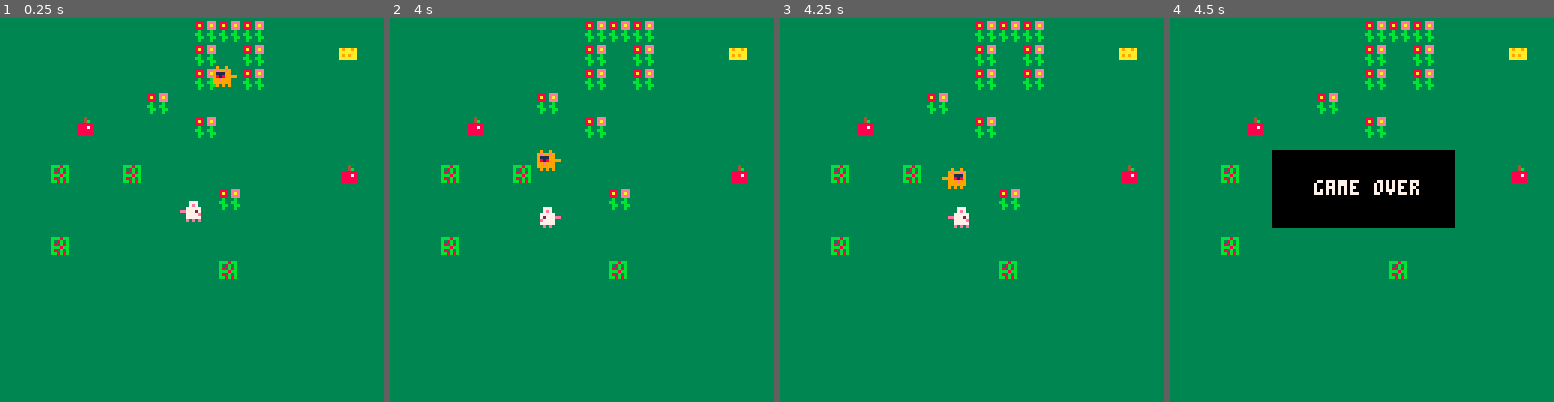
Above: before the commit, frames 1-4 (left to right).
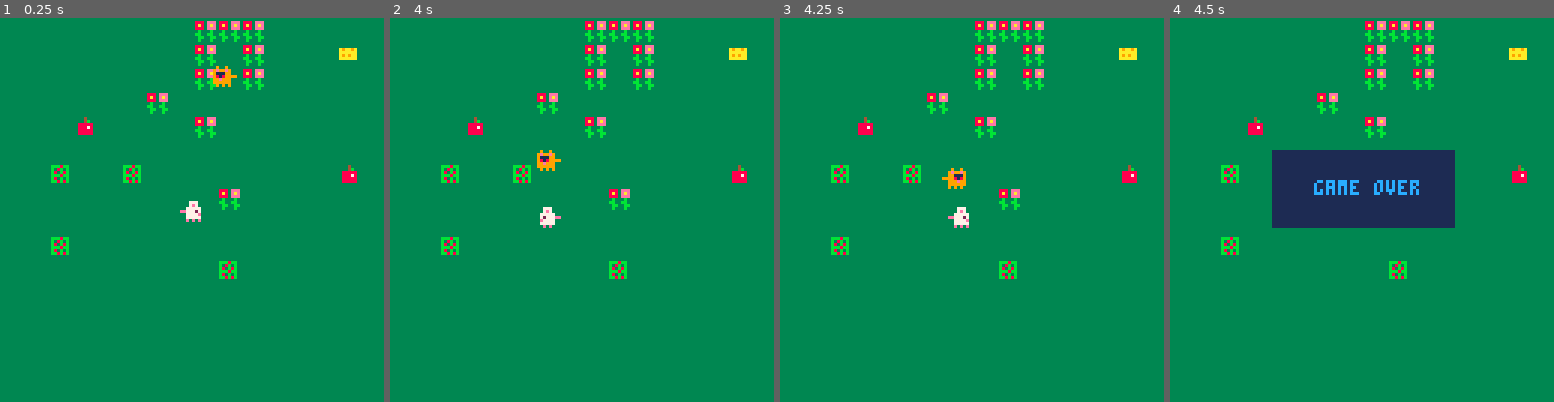
Above: after the commit, the same moments.

Repository: devarops/pico-8
Game: PICO-8 cartridge maya.p8
Same seed, same stepped clock (60 frames per second), same inputs: the game is played once before the commit and once after it.
Inputs:
- Up to frame 1 (0.25 s): no input
- Up to frame 2 (4 s): hold Right 1.6-2.1 s; hold Up 2.15-2.42 s; hold Right 2.47-3.03 s; hold Left 3.08-3.58 s; hold Down 3.63-3.97 s
- Up to frame 3 (4.25 s): hold Right from 4.02 s (still down)
- Up to frame 4 (4.5 s): keep holding Right

Frames 1-3 are identical in both runs. In frame 4, 9.7% of the frame differs, in the area x 26-75%, y 34-55%.

Commit message:
♻️ Refactor

Diff:
--- a/maya.p8
+++ b/maya.p8
@@ -1,370 +1,376 @@
 pico-8 cartridge // http://www.pico-8.com
 version 41
 __lua__
+
 -- the cheese hunt
 -- by maya
 
 function _init()
- define_flags()
- init_player()
- init_energy()
- init_cat()
- init_tile()
- init_camera()
- init_game()
+  define_flags()
+  init_player()
+  init_cat()
+  init_characters()
+  init_energy()
+  init_tile()
+  init_camera()
+  init_game()
 end
 
 function _update()
- update_position()
- update_orientation()
- update_inventory()
- update_status()
- update_camera()
+  update_position()
+  update_orientation()
+  update_inventory()
+  update_status()
+  update_camera()
 end
 
 function _draw()
- if game.is_over then
-  draw_game_over()
- else
-  draw_map()
-  draw_camera()
-  draw_all_characters()
- end
+  if game.is_over then
+    draw_game_over()
+  else
+    draw_map()
+    draw_camera()
+    draw_characters()
+  end
 end
 -->8
 -- init
 function define_flags()
   flag = {
-   blocked = 0,
-   food = 1,
-   energy = 2,
-   cheese = 3,
-  }
- end
-
- function init_player()
+    blocked = 0,
+    food = 1,
+    energy = 2,
+    cheese = 3
+  }
+end
+
+function init_player()
   player = {
-   x=60,
-   y=60,
-   delta= nil,
-   sprite= nil,
-   flip_x = false,
-   flip_y = false,
-   energy = 0,
-   cheese = 0,
-  }
- end
-
- function init_energy()
+    x = 60,
+    y = 60,
+    delta = nil,
+    sprite = nil,
+    flip_x = false,
+    flip_y = false,
+    energy = 0,
+    cheese = 0,
+    draw = function(self)
+      spr(self.sprite, self.x, self.y, 1, 1, self.flip_x)
+    end
+  }
+end
+
+function init_cat()
+  cat = {
+    x = 9 * 8,
+    y = 1 * 8,
+    delta = 0.9,
+    sprite = 17,
+    flip_x = false,
+    dead = false,
+    draw = function(self)
+      spr(self.sprite, self.x, self.y, 1, 1, self.flip_x, self.dead)
+    end
+  }
+end
+
+function init_characters()
+  characters = {
+    player,
+    cat
+  }
+end
+
+function init_energy()
   energy = {
-   timer = 3,
-   is_timer_running = false
-  }
- end
-
- function init_cat()
-  cat = {
-   x=9*8,
-   y=1*8,
-   delta= 0.9,
-   sprite= 17,
-   flip_x = false,
-   dead = false,
-  }
- end
-
- function init_camera()
+    timer = 3,
+    is_timer_running = false
+  }
+end
+
+function init_camera()
   cam = {
-   x = 0
-  }
- end
-
- function init_tile()
+    x = 0
+  }
+end
+
+function init_tile()
   tile = {
-   x_map = nil,
-   y_map = nil,
-  }
- end
-
- function init_game()
+    x_map = nil,
+    y_map = nil
+  }
+end
+
+function init_game()
   game = {
-   is_over = false,
-   is_won = false,
-   is_lost = false,
-   is_debug = false,
-  }
- end
+    is_over = false,
+    is_won = false,
+    is_lost = false,
+    is_debug = false
+  }
+end
 -->8
 -- update
 
 function update_position()
- update_all_positions()
- keep_player_inside()
- update_all_frames()
+  update_all_positions()
+  keep_player_inside()
+  update_all_frames()
 end
 
 function update_orientation()
- update_player_orientation()
- update_cat_orientation()
+  update_player_orientation()
+  update_cat_orientation()
 end
 
 function update_inventory()
- if is_food(player) then
-  eat(player)
- end
+  if is_food(player) then
+    eat(player)
+  end
 end
 
 function update_status()
- update_energy_status()
- update_cat_status()
- update_caught_status()
- update_won_status()
+  update_energy_status()
+  update_cat_status()
+  update_caught_status()
+  update_won_status()
 end
 
 function update_camera()
- local screen = flr(player.x/128)
- cam.x = screen*128
+  local screen = flr(player.x / 128)
+  cam.x = screen * 128
 end
 
 -->8
 -- update helpers
 
 function update_all_positions()
- update_player_position()
- if not cat.dead then
-  update_cat_position()
- end
+  update_player_position()
+  if not cat.dead then
+    update_cat_position()
+  end
 end
 
 function update_player_position()
- update_sprite_position(player,move_player)
+  update_sprite_position(player, move_player)
 end
 
 function update_cat_position()
- update_sprite_position(cat,move_cat_x)
- update_sprite_position(cat,move_cat_y)
-end
-
-function update_sprite_position(obj,move)
- local new_position = move(obj)
- if not is_blocked(new_position) then
-   obj.x = new_position.x
-   obj.y = new_position.y
- end
+  update_sprite_position(cat, move_cat_x)
+  update_sprite_position(cat, move_cat_y)
+end
+
+function update_sprite_position(obj, move)
+  local new_position = move(obj)
+  if not is_blocked(new_position) then
+    obj.x = new_position.x
+    obj.y = new_position.y
+  end
 end
 
 function move_player(obj)
- local x = obj.x
- local y = obj.y
- local delta = obj.delta
- if (btn(⬅️)) x -= delta
- if (btn(➡️)) x += delta
- if (btn(⬆️)) y -= delta
- if (btn(⬇️)) y += delta
- local new_position = {}
- new_position.x = x
- new_position.y = y
- return new_position
+  local x = obj.x
+  local y = obj.y
+  local delta = obj.delta
+  if (btn(⬅️)) x -= delta
+  if (btn(➡️)) x += delta
+  if (btn(⬆️)) y -= delta
+  if (btn(⬇️)) y += delta
+  local new_position = {}
+  new_position.x = x
+  new_position.y = y
+  return new_position
 end
 
 function move_cat_x(obj)
- local x = obj.x
- local y = obj.y
- local delta = obj.delta
- if abs(x-player.x)>delta then
-  if (player.x<x) then
-   x -= delta
-  elseif (player.x>x) then
-   x += delta
-  end
- end
- local new_position = {}
- new_position.x = x
- new_position.y = y
- return new_position
+  local x = obj.x
+  local y = obj.y
+  local delta = obj.delta
+  if abs(x - player.x) > delta then
+    if player.x < x then
+      x -= delta
+    elseif player.x > x then
+      x += delta
+    end
+  end
+  local new_position = {}
+  new_position.x = x
+  new_position.y = y
+  return new_position
 end
 
 function move_cat_y(obj)
- local x = obj.x
- local y = obj.y
- local delta = obj.delta
- if (player.y<y) y -= delta
- if (player.y>y) y += delta
- local new_position = {}
- new_position.x = x
- new_position.y = y
- return new_position
+  local x = obj.x
+  local y = obj.y
+  local delta = obj.delta
+  if (player.y < y) y -= delta
+  if (player.y > y) y += delta
+  local new_position = {}
+  new_position.x = x
+  new_position.y = y
+  return new_position
 end
 
 function keep_player_inside()
- level = player.cheese + 1
- player.x = mid(0,player.x,level*128-8)
- player.y = mid(0,player.y,128-9)
+  level = player.cheese + 1
+  player.x = mid(0, player.x, level * 128 - 8)
+  player.y = mid(0, player.y, 128 - 9)
 end
 
 function update_all_frames()
- update_player_frame()
- update_cat_frame()
+  update_player_frame()
+  update_cat_frame()
 end
 
 function update_player_frame()
   local base_sprite = 1
   if energy.is_timer_running then
-   base_sprite = 3
-  end
-  player.sprite=(player.x+player.y)%2+base_sprite
+    base_sprite = 3
+  end
+  player.sprite = (player.x + player.y) % 2 + base_sprite
 end
 
 function update_cat_frame()
   local base_sprite = 17
-  cat.sprite=(cat.x+cat.y)%2+base_sprite
-end
-
+  cat.sprite = (cat.x + cat.y) % 2 + base_sprite
+end
 
 function update_player_orientation()
- if (btnp(⬅️)) player.flip_x = true
- if (btnp(➡️)) player.flip_x = false
+  if (btnp(⬅️)) player.flip_x = true
+  if (btnp(➡️)) player.flip_x = false
 end
 
 function update_cat_orientation()
- cat.flip_x = (cat.x > player.x)
-end
-
+  cat.flip_x = cat.x > player.x
+end
 
 function is_blocked(obj)
-  return is_flagged(obj,flag.blocked)
+  return is_flagged(obj, flag.blocked)
 end
 
 function is_food(obj)
-  return is_flagged(obj,flag.food)
+  return is_flagged(obj, flag.food)
 end
 
 function is_energy(obj)
-  return is_flagged(obj,flag.energy)
+  return is_flagged(obj, flag.energy)
 end
 
 function is_cheese(obj)
-  return is_flagged(obj,flag.cheese)
-end
-
-function is_flagged(obj,a_flag)
- local x = obj.x
- local y = obj.y
- local x1 = flr((x+1)/8)
- local y1 = flr((y+1)/8)
- local x2 = flr((x+7)/8)
- local y2 = flr((y+7)/8)
- if fget(mget(x2, y2), a_flag) then
-  tile.x_map = x2
-  tile.y_map = y2
-  return true
- end
- if fget(mget(x2, y1), a_flag) then
-  tile.x_map = x2
-  tile.y_map = y1
-  return true
- end
- if fget(mget(x1, y2), a_flag) then
-  tile.x_map = x1
-  tile.y_map = y2
-  return true
- end
- if fget(mget(x1, y1), a_flag) then
-  tile.x_map = x1
-  tile.y_map = y1
-  return true
- end
- tile.x_map = nil
- tile.y_map = nil
- return false
+  return is_flagged(obj, flag.cheese)
+end
+
+function is_flagged(obj, a_flag)
+  local x = obj.x
+  local y = obj.y
+  local x1 = flr((x + 1) / 8)
+  local y1 = flr((y + 1) / 8)
+  local x2 = flr((x + 7) / 8)
+  local y2 = flr((y + 7) / 8)
+  if fget(mget(x2, y2), a_flag) then
+    tile.x_map = x2
+    tile.y_map = y2
+    return true
+  end
+  if fget(mget(x2, y1), a_flag) then
+    tile.x_map = x2
+    tile.y_map = y1
+    return true
+  end
+  if fget(mget(x1, y2), a_flag) then
+    tile.x_map = x1
+    tile.y_map = y2
+    return true
+  end
+  if fget(mget(x1, y1), a_flag) then
+    tile.x_map = x1
+    tile.y_map = y1
+    return true
+  end
+  tile.x_map = nil
+  tile.y_map = nil
+  return false
 end
 
 function eat(obj)
- if is_energy(obj) then
-  obj.energy += 1
-  energy.time = time()
- elseif is_cheese(obj) then
-  obj.cheese += 1
- end
- remove_food()
+  if is_energy(obj) then
+    obj.energy += 1
+    energy.time = time()
+  elseif is_cheese(obj) then
+    obj.cheese += 1
+  end
+  remove_food()
 end
 
 function remove_food()
- mset(tile.x_map,tile.y_map,0)
+  mset(tile.x_map, tile.y_map, 0)
 end
 
 function update_energy_status()
-  if (player.energy > 0) then
-   energy.is_timer_running = ((time() - energy.time) < energy.timer)
-   if not energy.is_timer_running then
-    player.energy = 0
-   end
-  end
-  player.delta = player.energy+1
+  if player.energy > 0 then
+    energy.is_timer_running = time() - energy.time < energy.timer
+    if not energy.is_timer_running then
+      player.energy = 0
+    end
+  end
+  player.delta = player.energy + 1
 end
 
 function update_caught_status()
- if is_caught() then
-  game.is_lost = true
-  game.is_over = true
- end
+  if is_caught() then
+    game.is_lost = true
+    game.is_over = true
+  end
 end
 
 function is_caught()
- diff_x = abs(player.x-cat.x)
- diff_y = abs(player.y-cat.y)
- return (diff_x < 6) and (diff_y < 6) and (not cat.dead)
+  diff_x = abs(player.x - cat.x)
+  diff_y = abs(player.y - cat.y)
+  return diff_x < 6 and diff_y < 6 and not cat.dead
 end
 
 function update_cat_status()
- if player.cheese == 1 then
-  cat.dead = true
- end
+  if player.cheese == 1 then
+    cat.dead = true
+  end
 end
 
 function update_won_status()
- if player.cheese >= 3 then
-  game.is_won = true
-  game.is_over = true
- end
+  if player.cheese >= 3 then
+    game.is_won = true
+    game.is_over = true
+  end
 end
 -->8
 -- draw
 
 function draw_map()
- cls(3)
- map()
+  cls(3)
+  map()
 end
 
 function draw_camera()
- camera(cam.x)
-end
-
-function draw_all_characters()
- draw_player()
- draw_cat()
-end
-
-function draw_player()
- spr(player.sprite, player.x, player.y, 1, 1, player.flip_x)
-end
-
-function draw_cat()
- spr(cat.sprite, cat.x, cat.y, 1, 1, cat.flip_x, cat.dead)
+  camera(cam.x)
+end
+
+function draw_characters()
+  for character in all(characters) do
+    character:draw()
+  end
 end
 
 function draw_game_over()
-  local x1 = flr(player.x/128)*128+128/2-30
-  local y1 = flr(player.y/128)*128+128/2-20
-  local x2 = flr(player.x/128)*128+128/2+30
-  local y2 = flr(player.y/128)*128+128/2+5
-  rectfill(x1,y1,x2,y2,0)
+  local x1 = flr(player.x / 128) * 128 + 128 / 2 - 30
+  local y1 = flr(player.y / 128) * 128 + 128 / 2 - 20
+  local x2 = flr(player.x / 128) * 128 + 128 / 2 + 30
+  local y2 = flr(player.y / 128) * 128 + 128 / 2 + 5
+  rectfill(x1, y1, x2, y2, 1)
   if game.is_won then
-   message = "you won!"
+    message = "you won!"
   elseif game.is_lost then
-   message = "game over"
-  end
-  print(message,x1+14,y1+10,7)
+    message = "game over"
+  end
+  print(message, x1 + 14, y1 + 10, 12)
 end
 
 __gfx__
